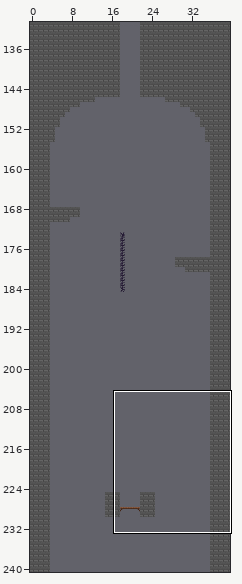
Tiled map (JSON): Bin/Levels/Level_53.json. The picture above shows the old version from afar; the outline marks the close-up.
Close-up. Old version:
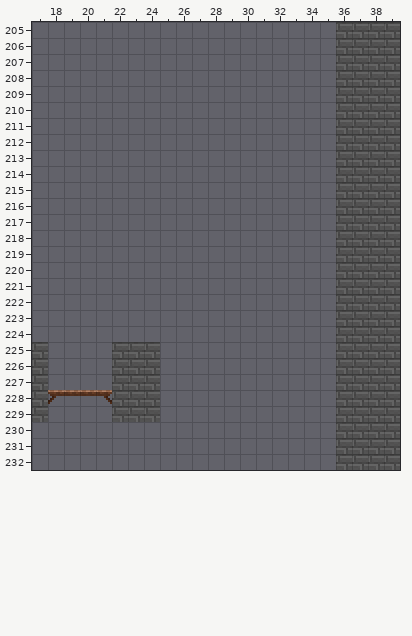
Cells are 8x8 px. Shown: x 17..39, y 205..232. The commit also changed other parts of the map, which this record leaves out.
The result:
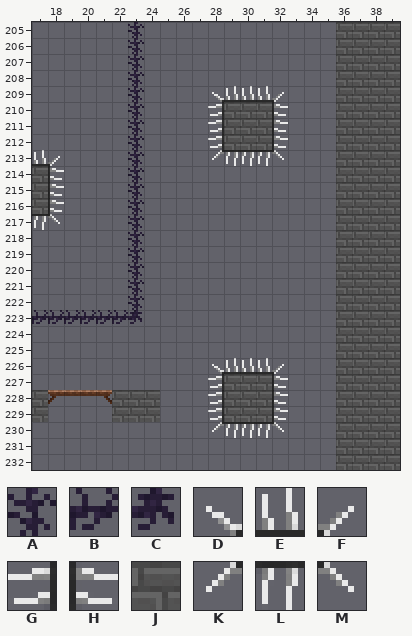
Key: from "passontileset": A 62, B 93, C 94, D 343, E 344, F 345, G 375, H 377, J 378, K 407, L 408, M 409.
_ is an empty cell.
Changes in this commit:
Layer "BG2":
y 205..222: x 23 _ -> A
y 223: x 17..23 _______ -> BBBBBBC
Layer "FG1":
y 209: x 28..32 _____ -> DEEEF
y 210..212: x 28..32 _____ -> GJJJH
y 213: x 17..18 __ -> EF; x 28..32 _____ -> KLLLM
y 214..216: x 17..18 __ -> JH
y 217: x 17..18 __ -> LM
y 225: x 17 J -> _; x 22..24 JJJ -> ___
y 226: x 17 J -> _; x 22..24 JJJ -> ___; x 28..32 _____ -> DEEEF
y 227: x 17 J -> _; x 22..24 JJJ -> ___; x 28..32 _____ -> GJJJH
y 228..229: x 28..32 _____ -> GJJJH
y 230: x 28..32 _____ -> KLLLM
Where, in picture pixels (left, top, right, bottom), the same in both close-ups:
added: (32, 22, 144, 324)
added: (208, 86, 288, 166)
removed: (32, 342, 48, 390)
removed: (112, 342, 160, 390)
added: (208, 358, 288, 438)
